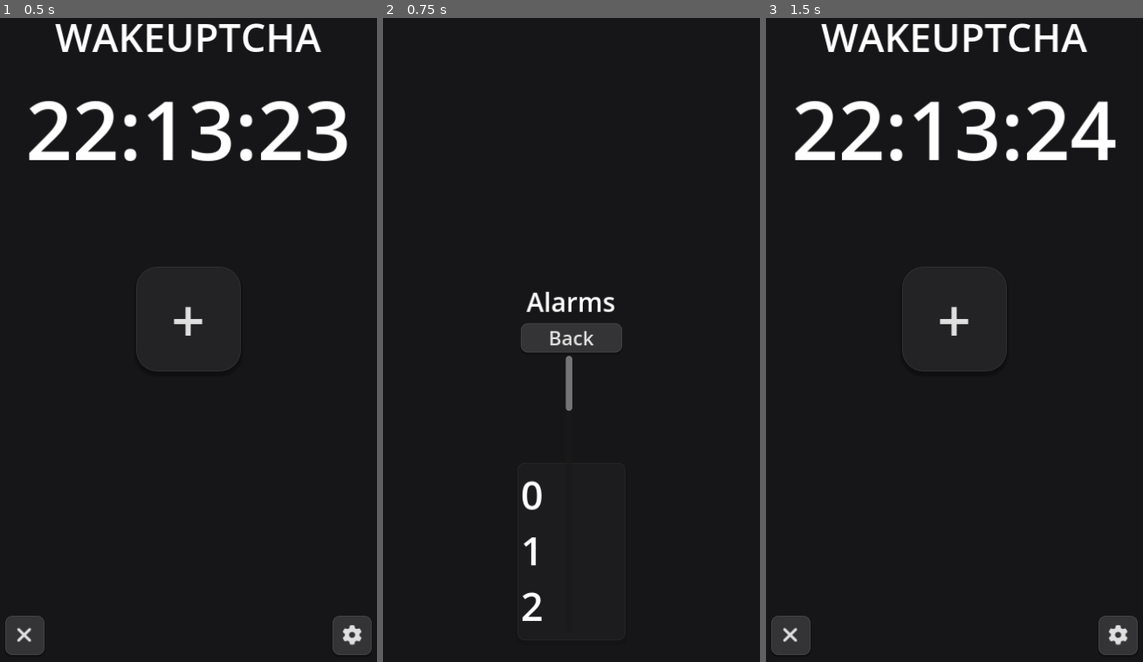
Above: before the commit, frames 1-3 (left to right).
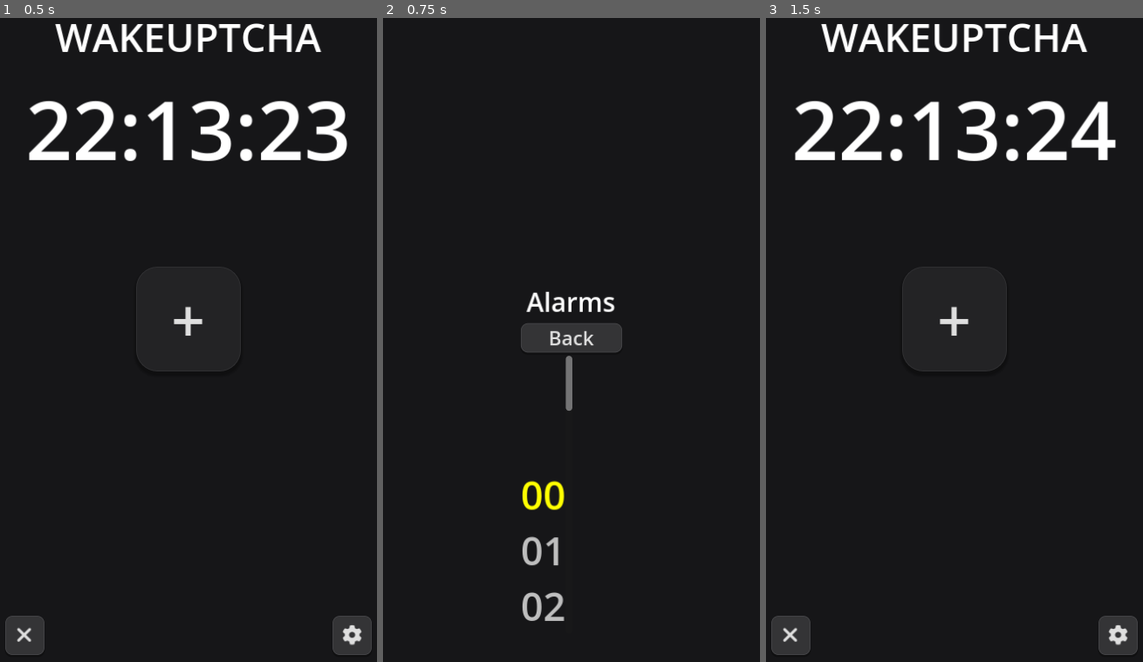
Above: after the commit, the same moments.

Repository: IrregularCelery/wakeuptcha
Game: Godot game, scene res://scenes/main.tscn
Same seed, same stepped clock (60 frames per second), same inputs: the game is played once before the commit and once after it.
Inputs:
- Up to frame 1 (0.5 s): no input
- Up to frame 2 (0.75 s): click "+" at 0.5 s
- Up to frame 3 (1.5 s): click "Back" at 1.25 s

Frame 1 is identical in both runs. In frame 2, 0.8% of the frame differs, in the area x 36-49%, y 71-94%; in frame 3, nothing differs.

Commit message:
Add some simple styles for `TimePicker` widget

Diff:
--- a/widgets/time_picker.tscn
+++ b/widgets/time_picker.tscn
@@ -1,4 +1,7 @@
-[gd_scene load_steps=2 format=3 uid="uid://bu76trp747cmi"]
+[gd_scene load_steps=3 format=3 uid="uid://bu76trp747cmi"]
+
+[sub_resource type="Theme" id="Theme_j5m2g"]
+Label/font_sizes/font_size = 48
 
 [sub_resource type="GDScript" id="GDScript_1s2f2"]
 script/source = "extends ScrollContainer
@@ -7,12 +10,14 @@
 var item_height: float = 0.0
 
 var items := []
+var selected: int = 0
 
 @export var items_start: int = 0
 @export var items_end: int = 23
 
 @onready var container: VBoxContainer = $Container
-@onready var item_placeholder: Label = $Container/__PLACEHOLDER__
+
+signal changed(selected: int)
 
 func _ready() -> void:
 	assert(max_visible_items >= 3)
@@ -20,26 +25,23 @@
 	if max_visible_items % 2 == 0:
 		push_warning(\"It's recommended to choose an `Odd` number for symmetry!\")
 
-	item_height = item_placeholder.size.y
+	item_height = _calc_items_height()
 
 	# We add half of the amount of `max_visible_items` as dummies so,
 	# the first and last items are centered
-	var dummies: int = (max_visible_items - 1) / 2 \\
-		if max_visible_items % 2 == 1 else max_visible_items / 2
+	var dummies: int = int((max_visible_items - 1) / 2.0) \\
+		if max_visible_items % 2 == 1 else int(max_visible_items / 2.0)
 
 	for i in range(dummies):
 		_add_dummy_item().custom_minimum_size.y = item_height
 
 	for i in range(items_start, items_end + 1):
 		var item := Label.new()
-		item.text = str(i)
-		item.add_theme_font_size_override(\"font_size\",
-			item_placeholder.get_theme_font_size(\"font_size\"))
+		item.text = str(i).pad_zeros(2)
 
 		items.push_back(item)
 
 		container.add_child(item)
-
 
 	for i in range(dummies):
 		_add_dummy_item().custom_minimum_size.y = item_height
@@ -48,7 +50,38 @@
 
 
 func _process(delta: float) -> void:
+	var current = roundi(scroll_vertical / item_height)
+
+	if selected != current:
+		selected = current
+
+		changed.emit(selected)
+
 	_snap_to_nearest(delta)
+
+
+func set_selected(item: int):
+	selected = clamp(item, items_start, items_end)
+
+	var index := selected - items_start
+
+	scroll_vertical = index * int(item_height)
+
+
+func _calc_items_height() -> float:
+	var height: float
+
+	# We create a temp label and after getting its styles, we remove it
+	var temp_label := Label.new()
+	temp_label.text = \"0\"
+
+	container.add_child(temp_label)
+
+	height = temp_label.size.y
+
+	temp_label.queue_free()
+
+	return height
 
 
 func _add_dummy_item() -> Control:
@@ -58,11 +91,31 @@
 
 	return dummy
 
+
 func _snap_to_nearest(delta: float):
-	var target_position: int = roundi(scroll_vertical / item_height)
+	var selected_item: Label = items[selected]
+	selected_item.add_theme_color_override(\"font_color\", Color.YELLOW)
+
+	# Reset the style of items before and after the selected item
+	if selected - 2 >= 0:
+		items[selected - 2].add_theme_color_override(
+			\"font_color\", Color.GRAY
+		)
+	if selected - 1 >= 0:
+		items[selected - 1].add_theme_color_override(
+			\"font_color\", Color.GRAY
+		)
+	if selected + 1 < items.size():
+		items[selected + 1].add_theme_color_override(
+			\"font_color\", Color.GRAY
+		)
+	if selected + 2 < items.size():
+		items[selected + 2].add_theme_color_override(
+			\"font_color\", Color.GRAY
+		)
 
 	scroll_vertical = lerp(scroll_vertical,
-		target_position * int(item_height), delta * 10.0)
+		selected * int(item_height), delta * 10.0)
 "
 
 [node name="TimePicker" type="Control"]
@@ -73,27 +126,14 @@
 grow_horizontal = 2
 grow_vertical = 2
 
-[node name="Panel" type="Panel" parent="."]
-layout_mode = 1
-anchors_preset = 10
-anchor_right = 1.0
-offset_top = 135.0
-offset_bottom = 344.0
-grow_horizontal = 2
-
 [node name="Hour" type="ScrollContainer" parent="."]
 layout_mode = 0
 offset_right = 40.0
 offset_bottom = 49.72
+theme = SubResource("Theme_j5m2g")
 horizontal_scroll_mode = 0
 script = SubResource("GDScript_1s2f2")
 
 [node name="Container" type="VBoxContainer" parent="Hour"]
 layout_mode = 2
 theme_override_constants/separation = 0
-
-[node name="__PLACEHOLDER__" type="Label" parent="Hour/Container"]
-visible = false
-layout_mode = 2
-theme_override_font_sizes/font_size = 48
-text = "0"
